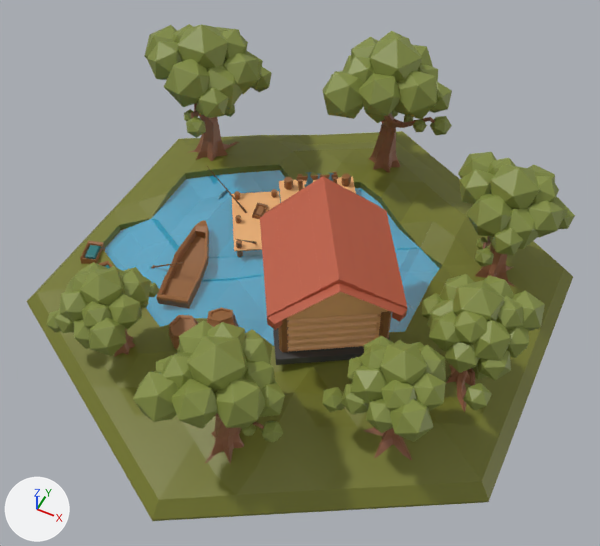
One commit to the glTF model client/public/models/buildings/fishery.glb: the scene before it, then after it.
The view is the same before and after, from a 50 mm camera at (0.876, -1.782, 2.367) aimed at (0.042, -0.113, 0.28). The axes (+X, +Y, +Z) are drawn at lower left. The lights are the same throughout. Where no turn or scale is listed for an object, it has been applied to the vertices.

In view in the first picture: 'boat', 'fishinghouse'.
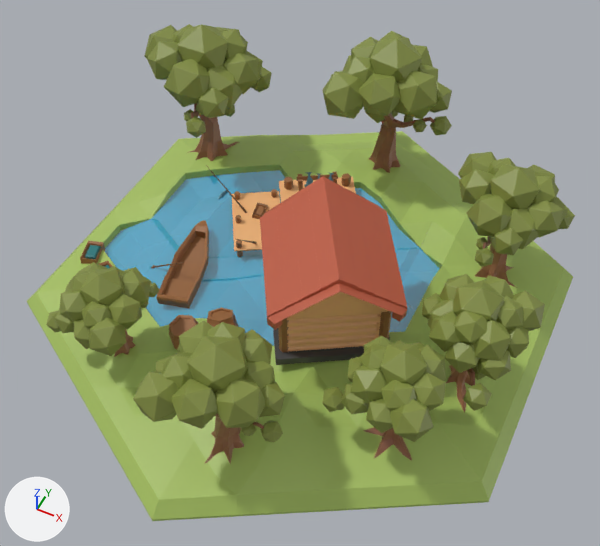
Location of each change, [x1, y1, x2, y2] in pixels of the pictures (600 x 546 px):
'fishinghouse', recoloured (yellow to green)
    both: [27, 88, 573, 521]

Diff of the bpy script that builds the scene:
```diff
--- a/client/public/models/buildings/fishery.glb.py
+++ b/client/public/models/buildings/fishery.glb.py
@@ mat_leaves @@
 mat_leaves = principled_material('leaves')
-mat_leaves.base_color = (0.183, 0.194, 0.024)  # dark yellow #777a2b
+mat_leaves.base_color = (0.386, 0.533, 0.122)  # green #a7c162
```
